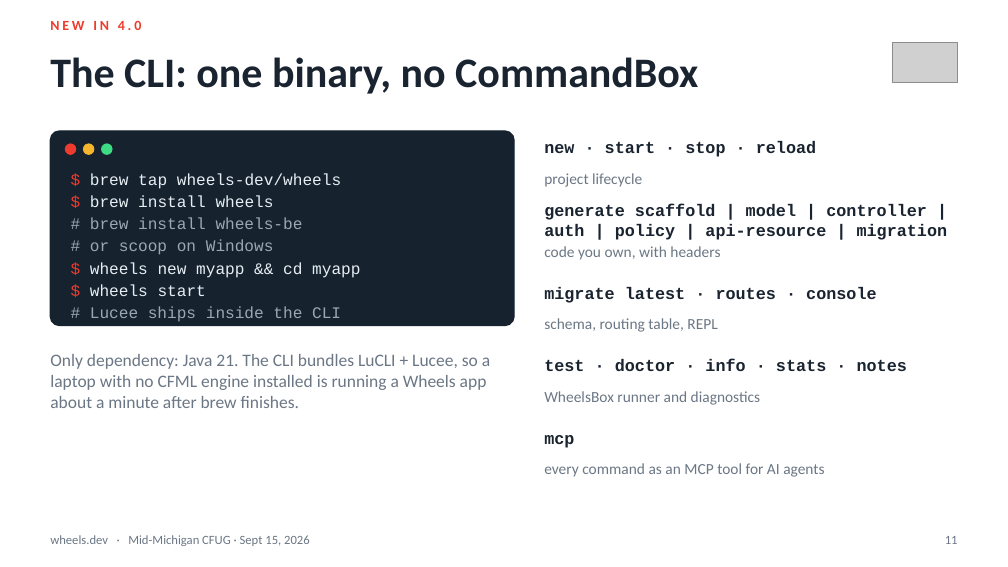
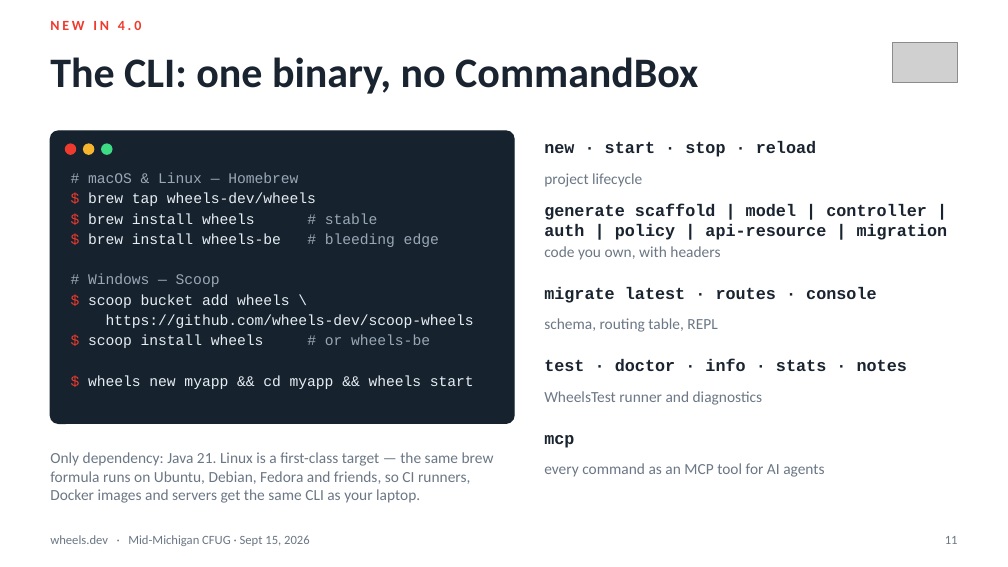
Before and after one commit to cfwheels/cfwheels, a slide deck: slide 11 of docs/presentations/cfug-2026-09-15/wheels-rails-style-cfml-mmcfug-2026-09-15.pptx. Drawn at 1008x567 pixels with LibreOffice and Linux fonts; fonts in the diff are those of the drawing; grey boxes stand for pictures. Boxes give left, top, right and bottom in pixels: in the first picture for what was removed or moved away, otherwise in the second. Text is boxed around its words. In the diff, an @@ line names an element or a change of style, - is before the commit and + after.

```diff
--- a/docs/presentations/cfug-2026-09-15/wheels-rails-style-cfml-mmcfug-2026-09-15.pptx
+++ b/docs/presentations/cfug-2026-09-15/wheels-rails-style-cfml-mmcfug-2026-09-15.pptx
@@ rounded rectangle: place and size @@
-rounded rectangle at [50, 131, 514, 326]
+rounded rectangle at [50, 131, 514, 423]
@@ rounded rectangle at [50, 131, 514, 423]: proportions changed @@
@@ text at [88, 172, 298, 183]: paragraph added @@
+# macOS & Linux — Homebrew
@@ text at [88, 193, 316, 206]: size 11.5 to 10.5 pt in "$ brew tap wheels-dev/wheels" @@
@@ text at [88, 213, 474, 389]: text changed; size 11.5 to 10.5 pt; text colour #9AA7B4 to #E6EDF3 @@
-$ brew install wheels
-# brew install wheels-be
-# or scoop on Windows
-$ wheels new myapp && cd myapp
-$ wheels start
-# Lucee ships inside the CLI
+$ brew install wheels # stable
+$ brew install wheels-be # bleeding edge
+# Windows — Scoop
+$ scoop bucket add wheels \
+https://github.com/wheels-dev/scoop-wheels
+$ scoop install wheels # or wheels-be
+$ wheels new myapp && cd myapp && wheels start
@@ text at [544, 391, 763, 405]: text changed @@
-WheelsBox runner and diagnostics
+WheelsTest runner and diagnostics
@@ text at [50, 452, 494, 503]: text changed; size 12.5 to 11 pt @@
-Only dependency: Java 21. The CLI bundles LuCLI + Lucee, so a laptop with no CFML engine installed is running a Wheels app about a minute after brew finishes.
+Only dependency: Java 21. Linux is a first-class target — the same brew formula runs on Ubuntu, Debian, Fedora and friends, so CI runners, Docker images and servers get the same CLI as your laptop.
```
Also in this commit, not shown: 21 other slides changed, 5 other files.
